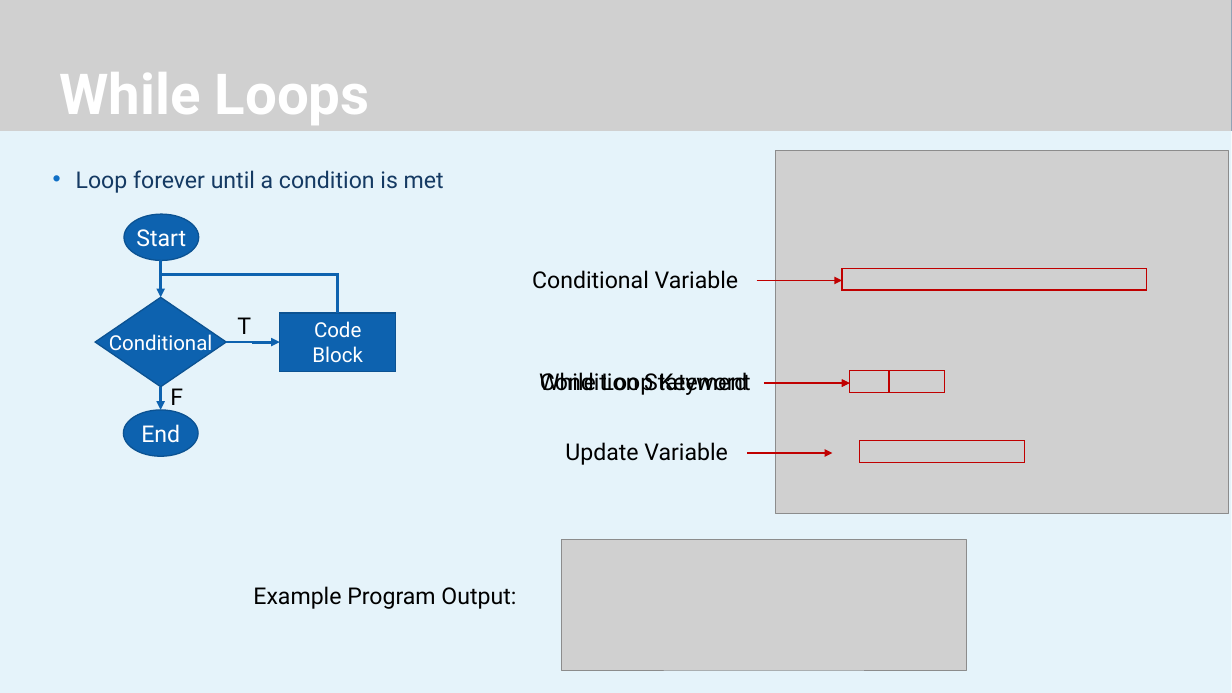
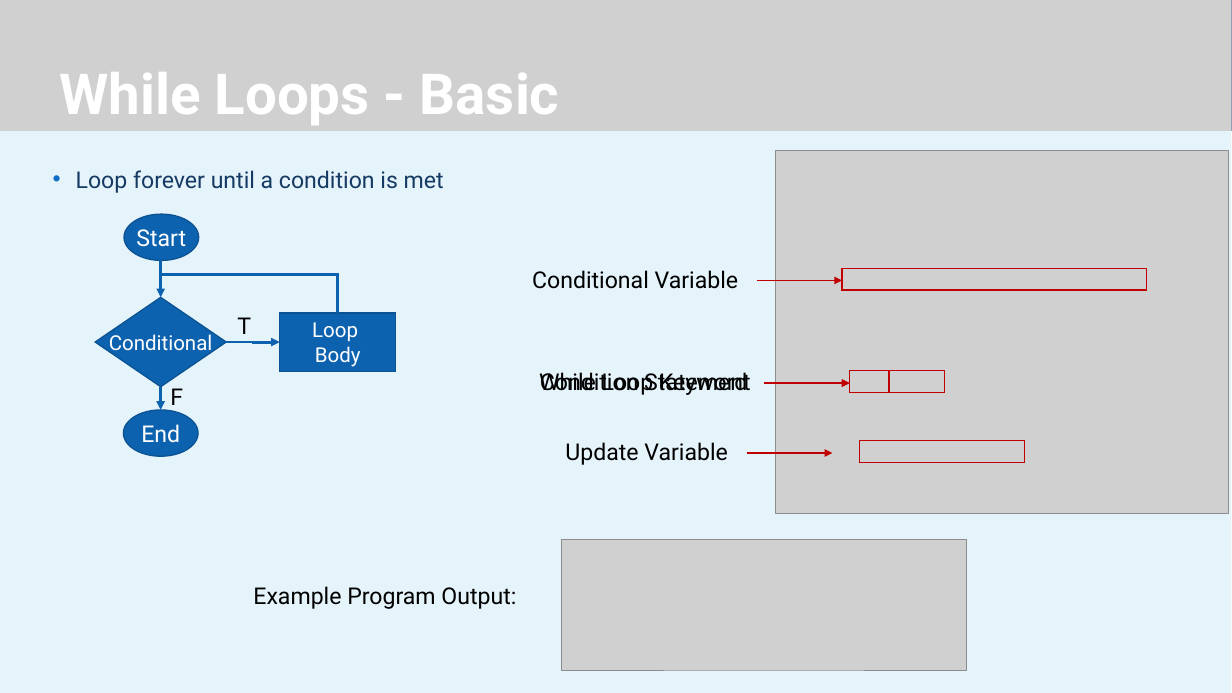
Before and after one commit to JeremyBYU/LoopIt, a slide deck: slide 5 of Lecture/LoopIt.pptx. Drawn at 1232x693 pixels with LibreOffice and Linux fonts; fonts in the diff are those of the drawing; grey boxes stand for pictures; background and template pictures are left out. Boxes give left, top, right and bottom in pixels: in the first picture for what was removed or moved away, otherwise in the second. Text is boxed around its words. In the diff, an @@ line names an element or a change of style, - is before the commit and + after.

```diff
--- a/Lecture/LoopIt.pptx
+++ b/Lecture/LoopIt.pptx
@@ title at [59,72,560,125]: text changed @@
-While Loops
+While Loops - Basic
@@ text in rectangle at [312,322,361,367]: text changed @@
-Code Block
+Loop
+Body
```
Also in this commit, not shown: 5 other slides changed, 5 slides added, 3 other files.
